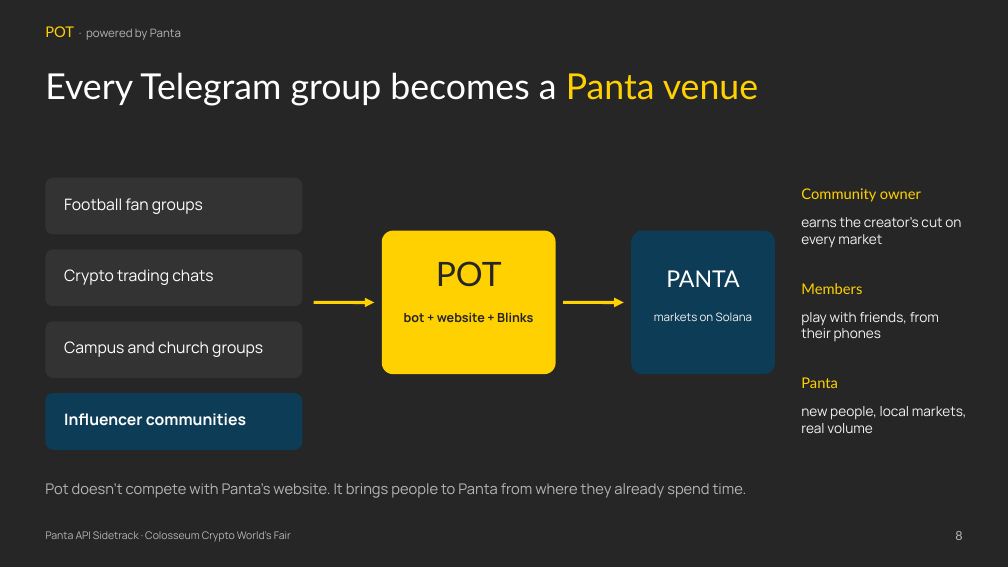
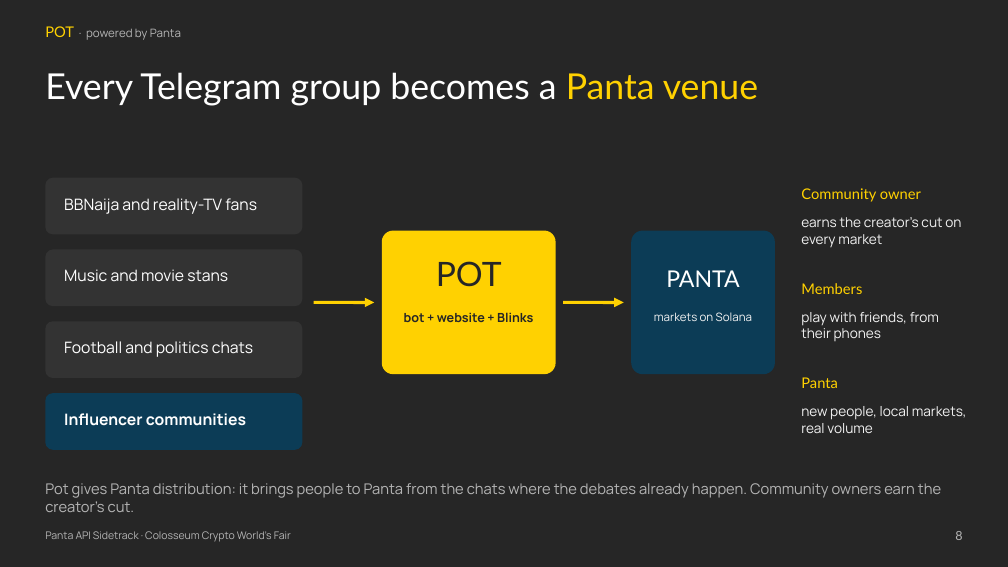
Before and after one commit to Baheet18/pot, a slide deck: slide 8 of submission/pot-pitch-deck.pptx. Drawn at 1008x567 pixels with LibreOffice and Linux fonts; fonts in the diff are those of the drawing. Boxes give left, top, right and bottom in pixels: in the first picture for what was removed or moved away, otherwise in the second. Text is boxed around its words. In the diff, an @@ line names an element or a change of style, - is before the commit and + after.

```diff
--- a/submission/pot-pitch-deck.pptx
+++ b/submission/pot-pitch-deck.pptx
@@ text at <box>64,198,257,214</box>: text changed @@
-Football fan groups
+BBNaija and reality-TV fans
@@ text at <box>64,269,228,282</box>: text changed @@
-Crypto trading chats
+Music and movie stans
@@ text at <box>64,341,253,357</box>: text changed @@
-Campus and church groups
+Football and politics chats
@@ text at <box>45,483,941,512</box>: text changed @@
-Pot doesn't compete with Panta's website. It brings people to Panta from where they already spend time.
+Pot gives Panta distribution: it brings people to Panta from the chats where the debates already happen. Community owners earn the creator's cut.
```
Also in this commit, not shown: 4 other slides changed, 8 other files.
